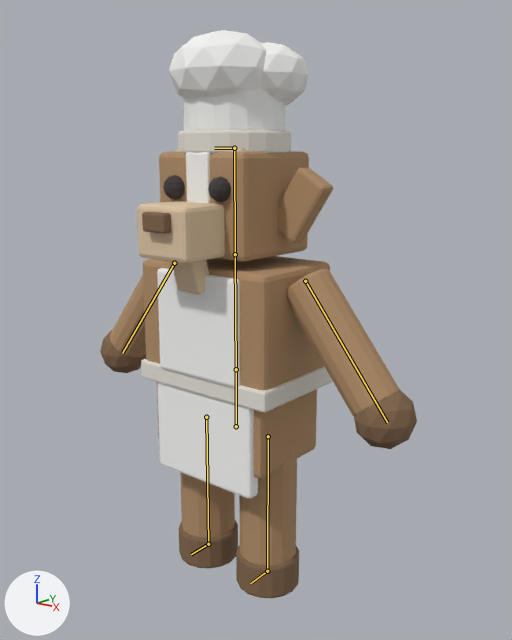
One commit to the Blender file assets/blender/chefbucky.blend: the scene before it, then after it.
Rendered twice from a camera (50 mm lens) standing at (1.604, -1.874, 1.577) and looking at (0.074, 0.023, 0.992). Arrows for +X, +Y and +Z are at lower left; the lights stay in place. The first picture is the older version. The bones that bend it are drawn over the model as lines.

Objects in the first picture: 'ChefBucky'.
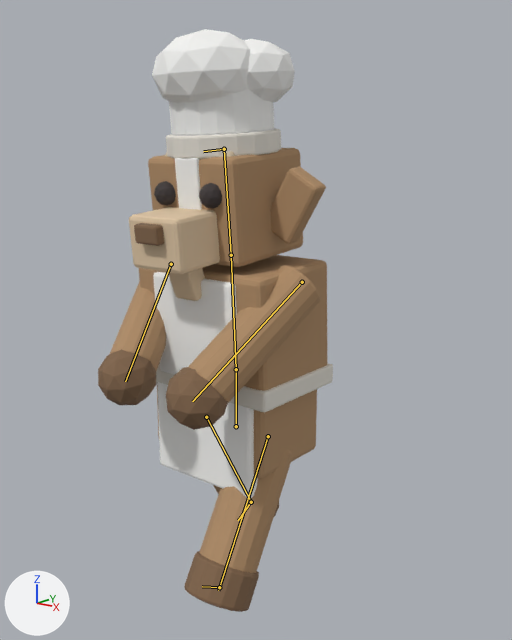
Commit message: Chef Bucky: carry animation (hands-out walk while holding, item rests on hands) + GLB arm-anim stomp fix

The newer file adds an action. The first version stands in its rest pose; the second is drawn at frame 4 of the action 'carry'.

Changed parts and their boxes (x1, y1, x2, y2) in the pictures (512 x 640 px):
'ChefBucky', posed (26% narrower): before (100, 30, 417, 598); after (98, 29, 333, 612)
bone 'Chest', root to tip: before (236, 369) to (235, 254); after (236, 369) to (231, 255)
bone 'Head', root to tip: before (235, 254) to (234, 148); after (231, 255) to (224, 149)
bone 'LeftArm', root to tip: before (305, 281) to (387, 422); after (302, 282) to (192, 401)
bone 'RightArm', root to tip: before (174, 263) to (122, 353); after (171, 264) to (125, 381)
bone 'LeftLeg', root to tip: before (268, 436) to (267, 573); after (268, 436) to (218, 590)
bone 'RightLeg', root to tip: before (206, 417) to (208, 546); after (206, 417) to (252, 503)

The change in detail:
Bone 'Chest' (bone_chest) turns from (0, 0, 0) to (3, 0, 0) degrees about its own x, y and z.
Bone 'Head' (bone_head) turns from (0, 0, 0) to (2, 0, 0) degrees about its own x, y and z.
Bone 'LeftArm' (bone_leftarm) turns from (0, 0, 0) to (-72, 1, 1) degrees about its own x, y and z.
Bone 'RightArm' (bone_rightarm) turns from (0, 0, 0) to (-72, -1, -1) degrees about its own x, y and z.
Bone 'LeftLeg' (bone_leftleg) turns from (0, 0, 0) to (-30, 0, 0) degrees about its own x, y and z.
Bone 'RightLeg' (bone_rightleg) turns from (0, 0, 0) to (30, 0, 0) degrees about its own x, y and z.
